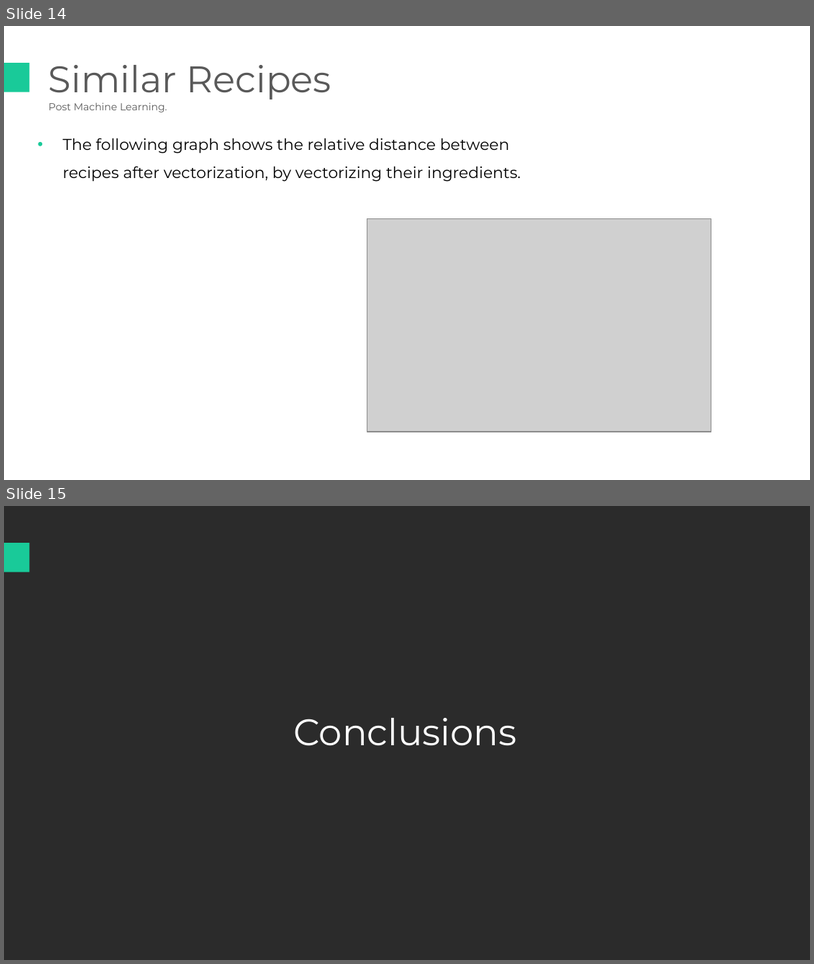
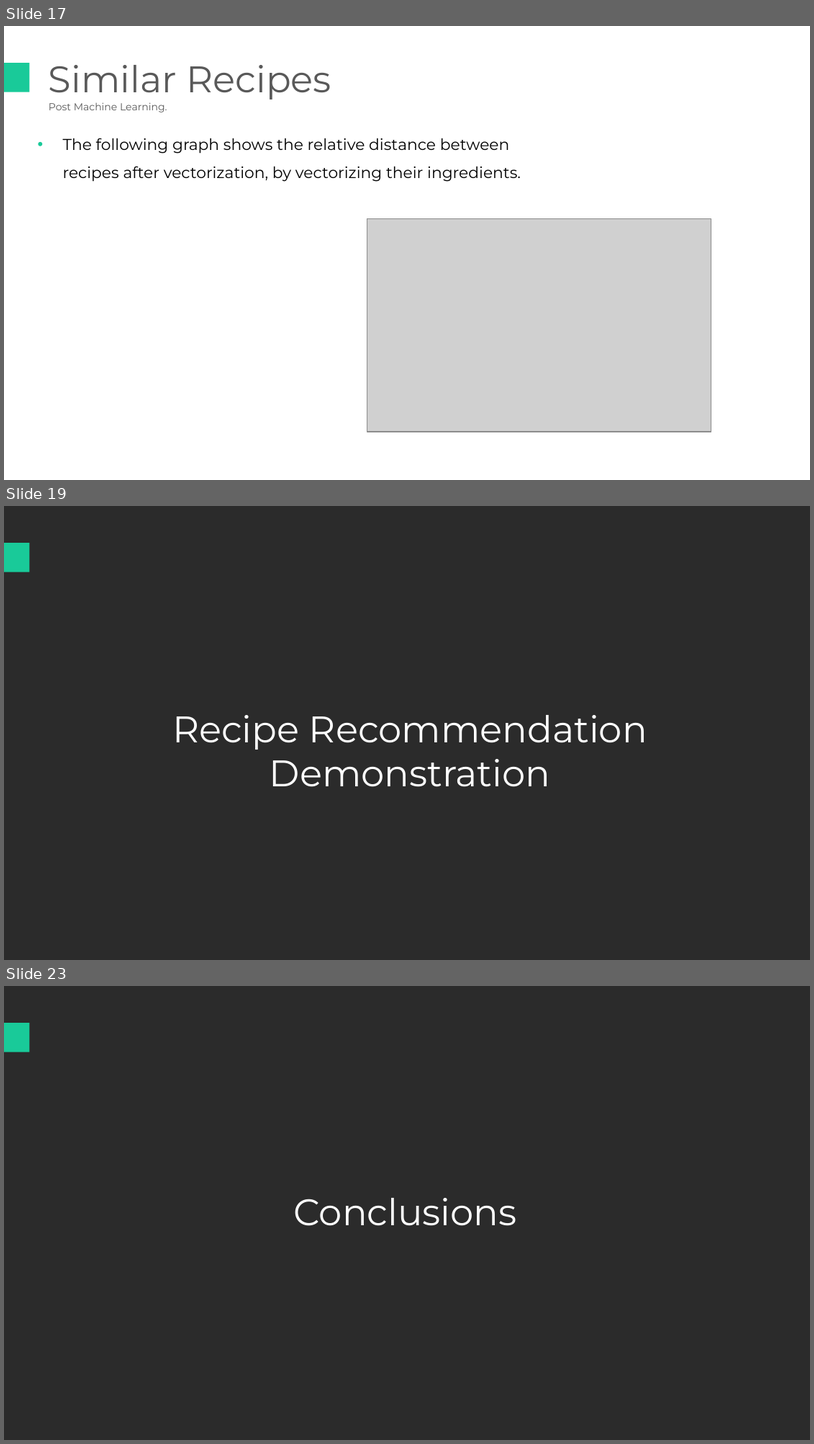
Before and after one commit to tuxiqae/Friecipe, a slide deck: Data Scince - Fricipe.pptx. Shown one above the other, each under a label of ours: slides 14 and 15 before the commit, slides 17, 19 and 23 after it; the slides between them are not shown. The pictures are 814x964 and 814x1444 pixels, drawn with LibreOffice and Linux fonts; fonts in the diff are those of the drawing; grey boxes stand for pictures; background and template pictures are left out; a plain dark background stands for a picture behind light text. Boxes give left, top, right and bottom in pixels: in the first picture for what was removed or moved away, otherwise in the second. Text is boxed around its words. In the diff, an @@ line names an element or a change of style, - is before the commit and + after.

```diff
--- a/Data Scince - Fricipe.pptx
+++ b/Data Scince - Fricipe.pptx
@@ slide 19 added at (4, 506, 810, 960), background picture (left out) @@
@@ rectangle added at (4, 543, 30, 572), fill #19CA99 @@
@@ text added at (172, 715, 648, 787), 33 pt, text #FFFFFF @@
+Recipe Recommendation Demonstration
@@ what was slide 14 is now slide 17 @@
@@ what was slide 15 is now slide 23 @@
```
Also in this commit, not shown: 2 slides changed, 7 other slides added, 3 other files.
